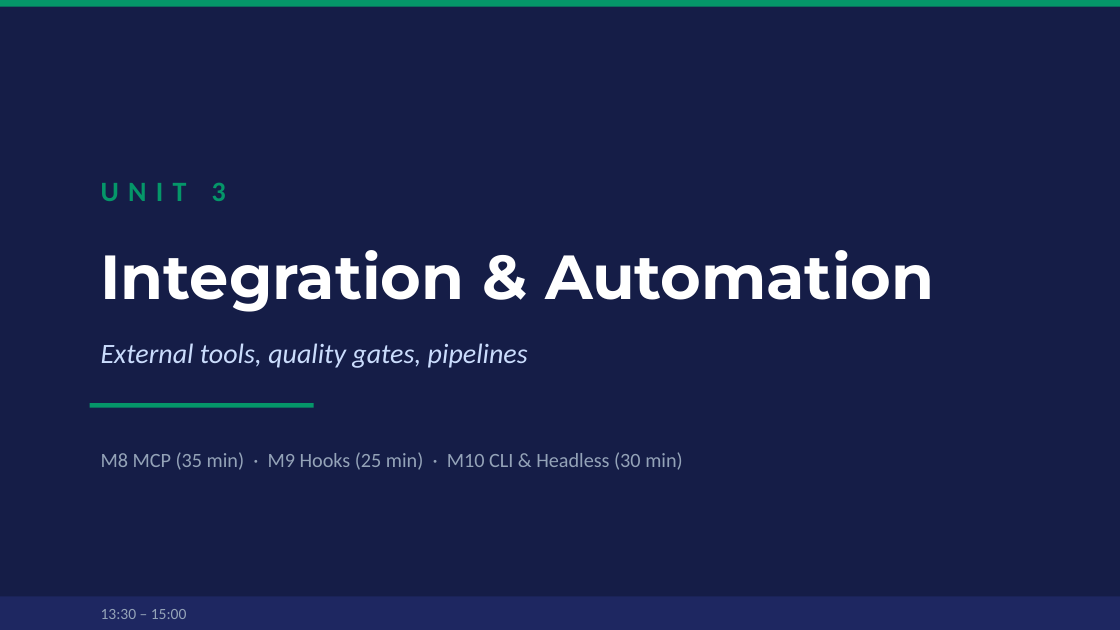
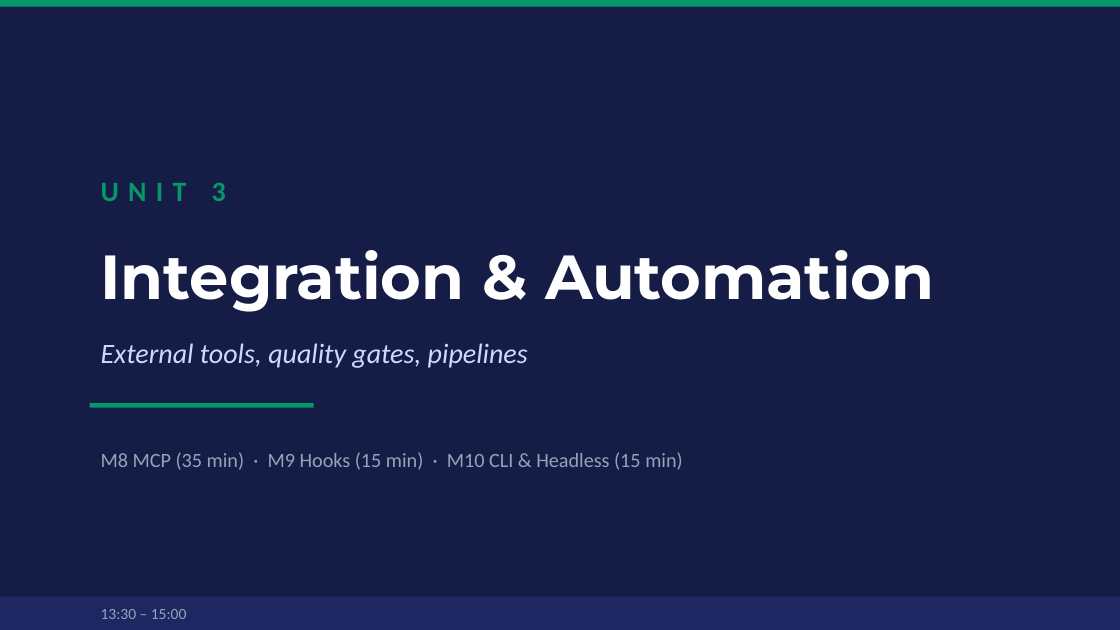
Before and after one commit to clusterreplyDE/claude_workshop, a slide deck: slide 27 of slides/workshop.pptx. Drawn at 1120x630 pixels with LibreOffice and Linux fonts; fonts in the diff are those of the drawing. Boxes give left, top, right and bottom in pixels: in the first picture for what was removed or moved away, otherwise in the second. Text is boxed around its words. In the diff, an @@ line names an element or a change of style, - is before the commit and + after.

```diff
--- a/slides/workshop.pptx
+++ b/slides/workshop.pptx
@@ text at box(101, 452, 682, 470): text changed @@
-M8 MCP (35 min) · M9 Hooks (25 min) · M10 CLI & Headless (30 min)
+M8 MCP (35 min) · M9 Hooks (15 min) · M10 CLI & Headless (15 min)
```
Also in this commit, not shown: 8 other slides changed, 5 other files.
